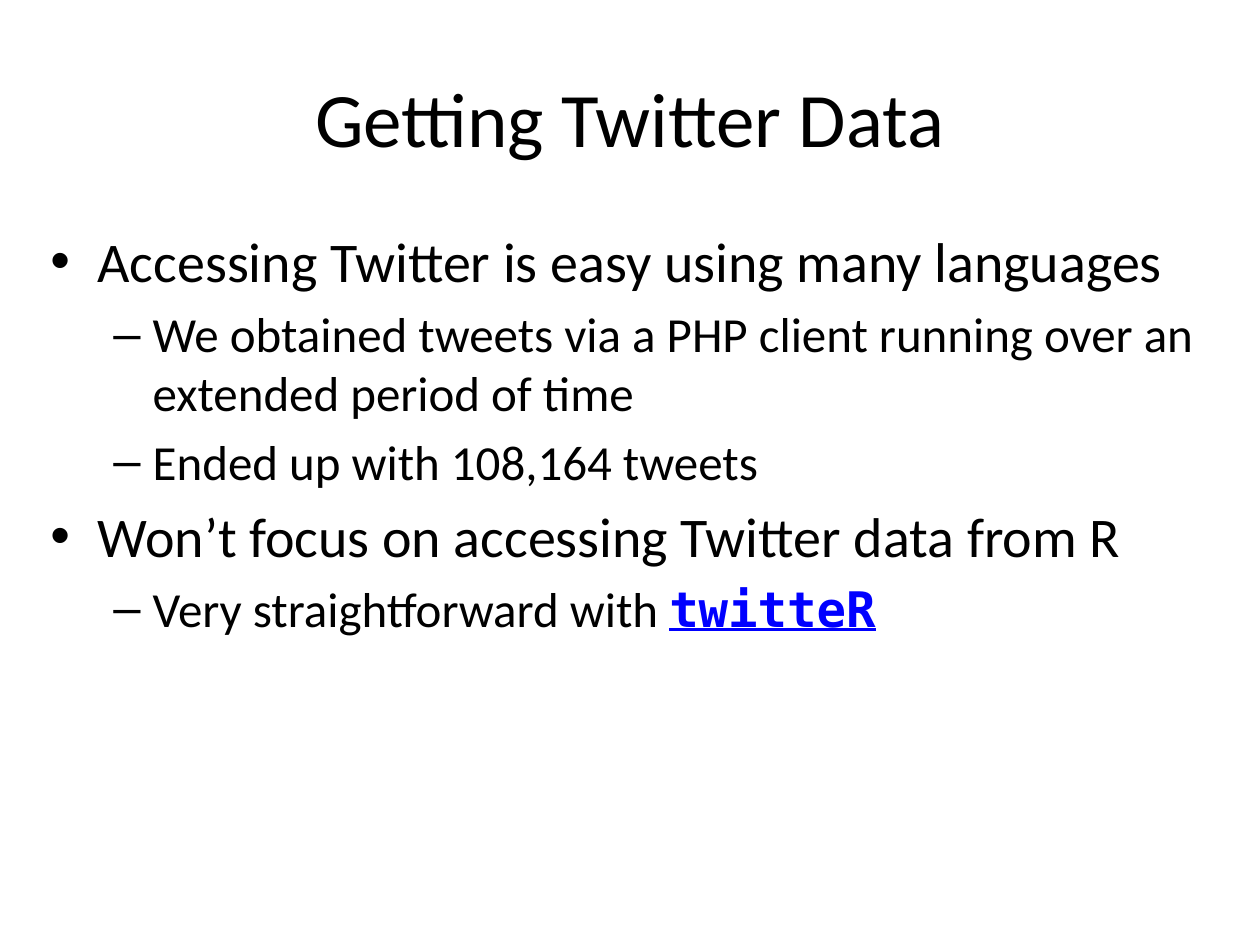
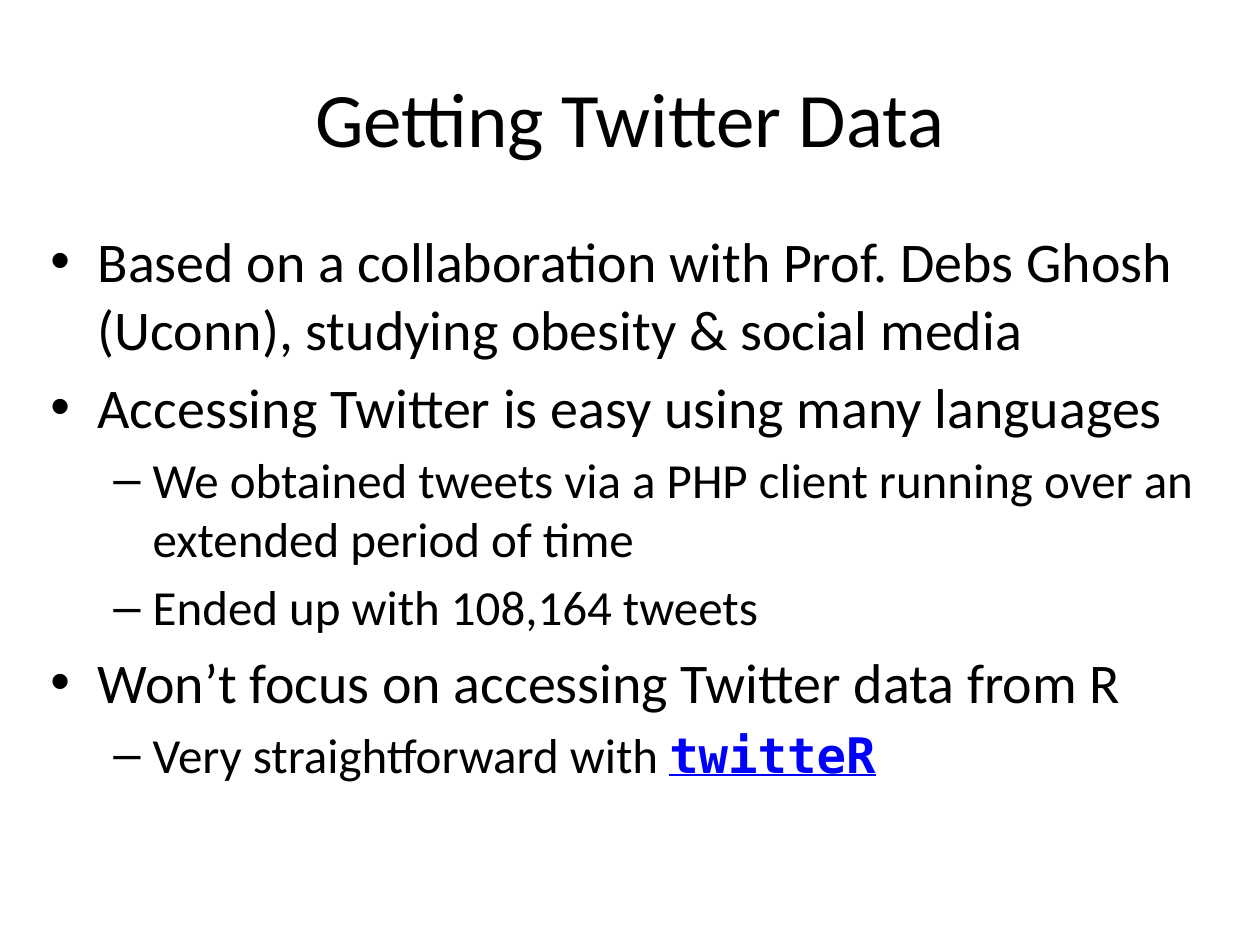
Before and after one commit to rajarshi/ctrug-tweet, a slide deck: slide 3 of ctrug.pptx. Drawn at 1260x945 pixels with LibreOffice and Linux fonts; fonts in the diff are those of the drawing. Boxes give left, top, right and bottom in pixels: in the first picture for what was removed or moved away, otherwise in the second. Text is boxed around its words. In the diff, an @@ line names an element or a change of style, - is before the commit and + after.

```diff
--- a/ctrug.pptx
+++ b/ctrug.pptx
@@ text at bbox=[98, 243, 1172, 360]: paragraph added @@
+• Based on a collaboration with Prof. Debs Ghosh (Uconn), studying obesity & social media
```
Also in this commit, not shown: 1 other slide changed.
